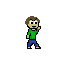
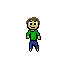
Two versions of the same layered image (68 x 66). Layer-by-layer changes:
added group "Walking" with 16 layers above "Concepts" over [25, 18, 41, 52]
added group "Concepts" with 3 layers above "Juice Throw" over [25, 16, 41, 49]
added group "Juice Throw" with 20 layers above "Jump" over [25, 16, 41, 49]
hid "JuiceThrow Left 2 copy 7", moved it into group "Juice Throw" over [25, 16, 41, 49]
added group "Jump" with 8 layers above "Idle" over [25, 17, 41, 52]
added layer "Foward Jump 3" in group "Jump" over [26, 17, 41, 52]
added group "Idle" with 8 layers over [26, 16, 41, 49]
